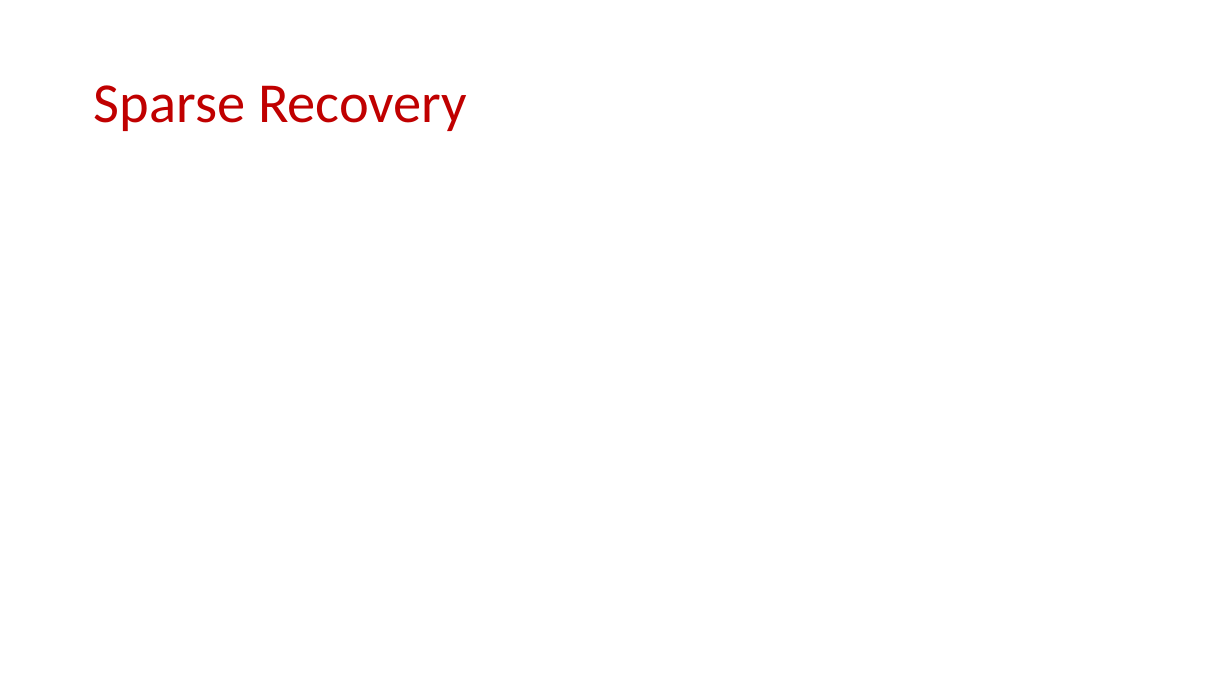
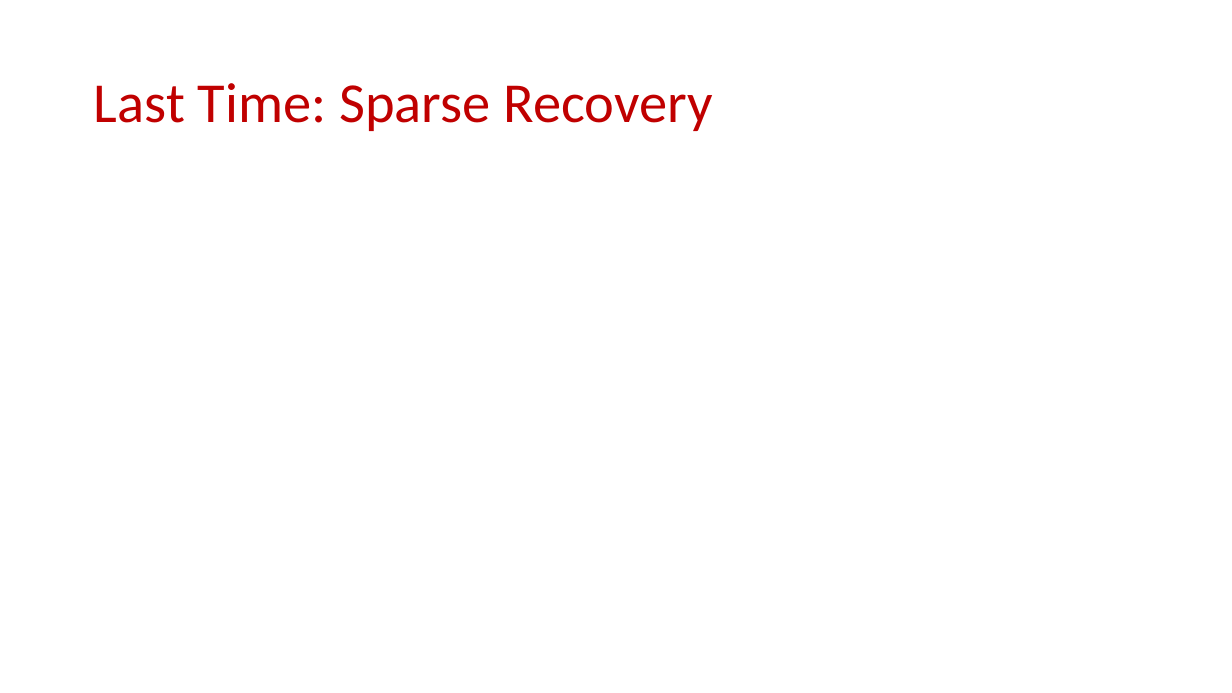
Before and after one commit to samsonzhou/samsonzhou.github.io, a slide deck: slide 6 of CSCE689-23/L18.pptx (slide 7 before the commit). Drawn at 1232x693 pixels with LibreOffice and Linux fonts; fonts in the diff are those of the drawing; grey boxes stand for pictures. Boxes give left, top, right and bottom in pixels: in the first picture for what was removed or moved away, otherwise in the second. Text is boxed around its words. In the diff, an @@ line names an element or a change of style, - is before the commit and + after.

```diff
--- a/CSCE689-23/L18.pptx
+++ b/CSCE689-23/L18.pptx
@@ title at (x1=94, y1=83, x2=712, y2=131): text changed @@
-Sparse Recovery
+Last Time: Sparse Recovery
```
Also in this commit, not shown: 1 other slide changed, 26 slides added, 64 slides removed, 6 other files.
